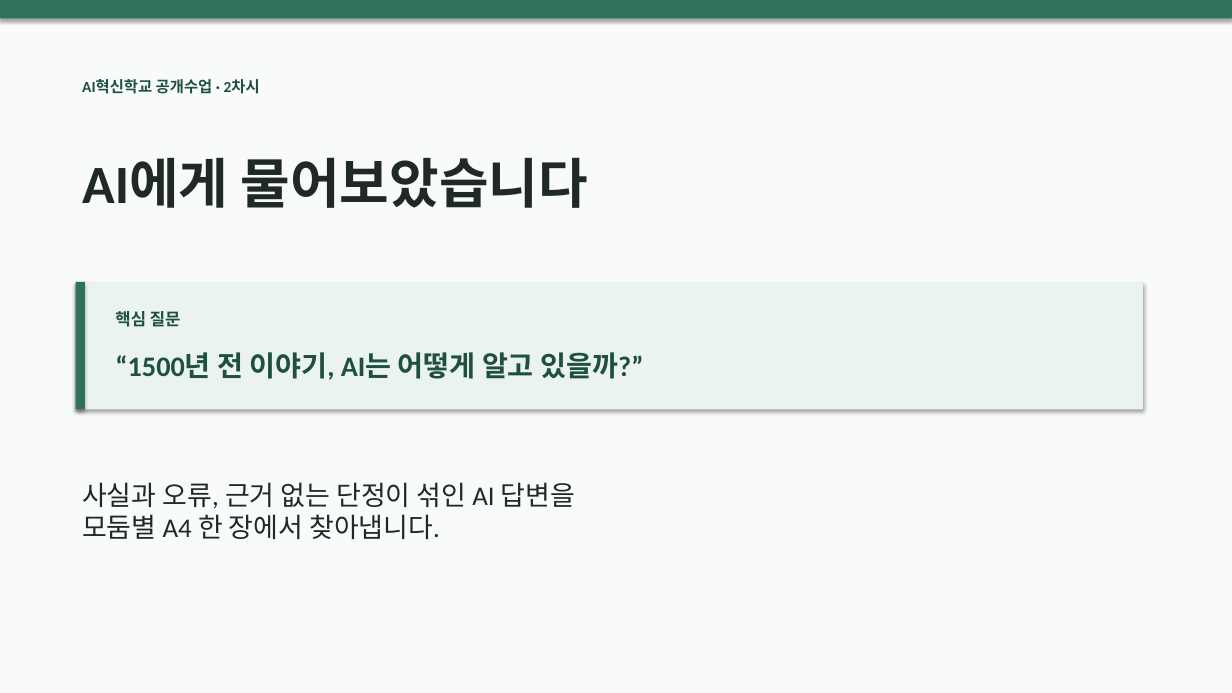
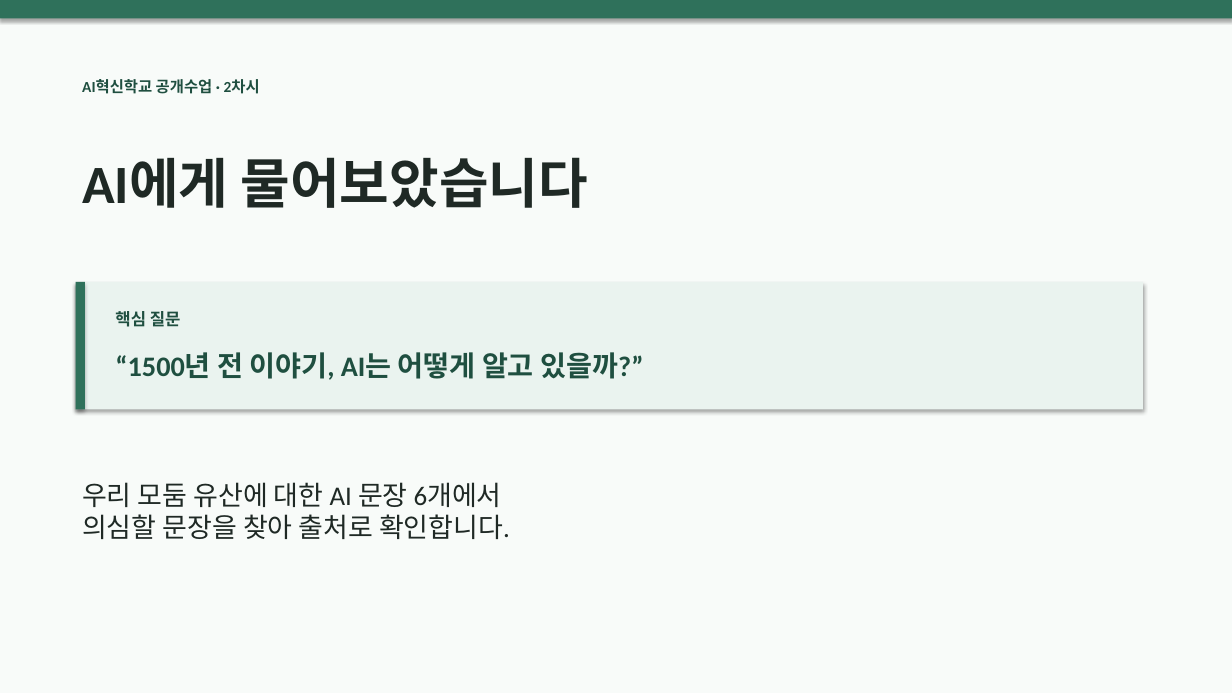
Before and after one commit to themonsteredu/ai-history-ar, a slide deck: slide 1 of public/downloads/three-kingdoms/lesson-02-teaching.pptx. Drawn at 1232x693 pixels with LibreOffice and Linux fonts; fonts in the diff are those of the drawing. Boxes give left, top, right and bottom in pixels: in the first picture for what was removed or moved away, otherwise in the second. Text is boxed around its words. In the diff, an @@ line names an element or a change of style, - is before the commit and + after.

```diff
--- a/public/downloads/three-kingdoms/lesson-02-teaching.pptx
+++ b/public/downloads/three-kingdoms/lesson-02-teaching.pptx
@@ text at bbox=[82, 482, 510, 539]: text changed @@
-사실과 오류, 근거 없는 단정이 섞인 AI 답변을
-모둠별 A4 한 장에서 찾아냅니다.
+우리 모둠 유산에 대한 AI 문장 6개에서
+의심할 문장을 찾아 출처로 확인합니다.
```
Also in this commit, not shown: 10 other slides changed, 3 slides added, 13 slides removed, 38 other files.
